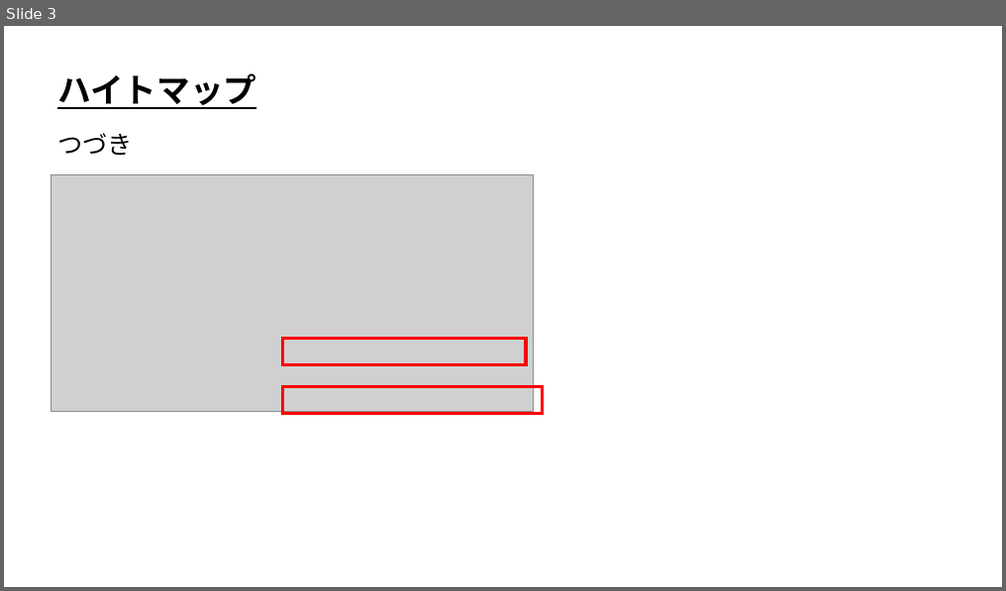
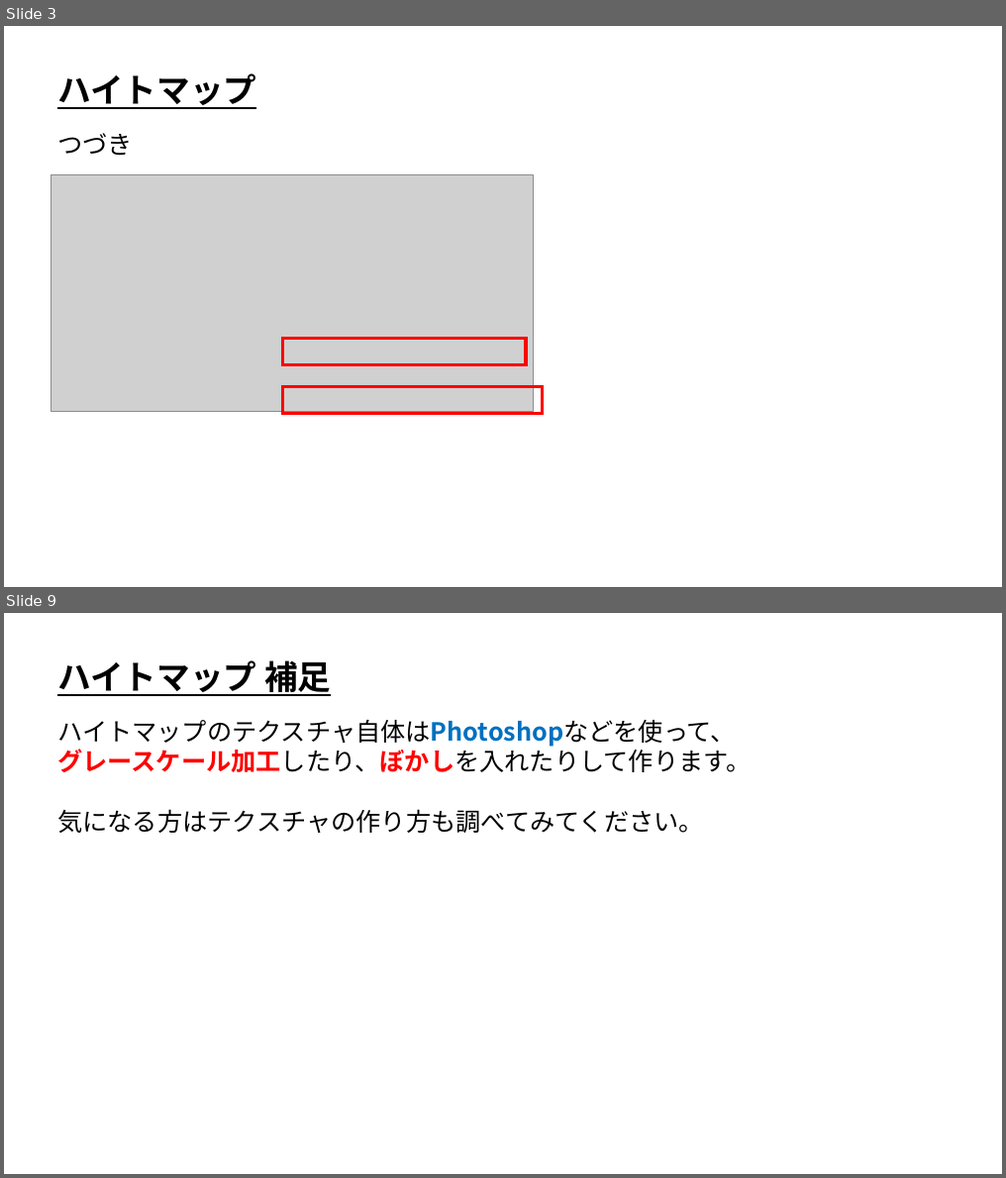
Before and after one commit to ArakiYusuke-Ohara/Textbook, a slide deck: ゲーム科2年/01_後期/ゲームプログラミング応用Ⅰ/04_ハイトマップ.pptx. Shown one above the other, each under a label of ours: slide 3 before the commit, slides 3 and 9 after it; the slides between them are not shown. The pictures are 1006x591 and 1006x1178 pixels, drawn with LibreOffice and Linux fonts; fonts in the diff are those of the drawing; grey boxes stand for pictures. Boxes give left, top, right and bottom in pixels: in the first picture for what was removed or moved away, otherwise in the second. Text is boxed around its words. In the diff, an @@ line names an element or a change of style, - is before the commit and + after.

```diff
--- a/ゲーム科2年/01_後期/ゲームプログラミング応用Ⅰ/04_ハイトマップ.pptx
+++ b/ゲーム科2年/01_後期/ゲームプログラミング応用Ⅰ/04_ハイトマップ.pptx
@@ slide 9 added at (x1=4, y1=613, x2=1002, y2=1174), background #FFFFFF @@
@@ text added at (x1=57, y1=661, x2=331, y2=696), 32 pt, text #000000, bold, underline @@
+ハイトマップ 補足
@@ text added at (x1=57, y1=720, x2=750, y2=833), 24 pt, text #000000 @@
+ハイトマップのテクスチャ自体はPhotoshopなどを使って、
+グレースケール加工したり、ぼかしを入れたりして作ります。
+気になる方はテクスチャの作り方も調べてみてください。
```
Also in this commit, not shown: 5 other slides added, 2 other files.
